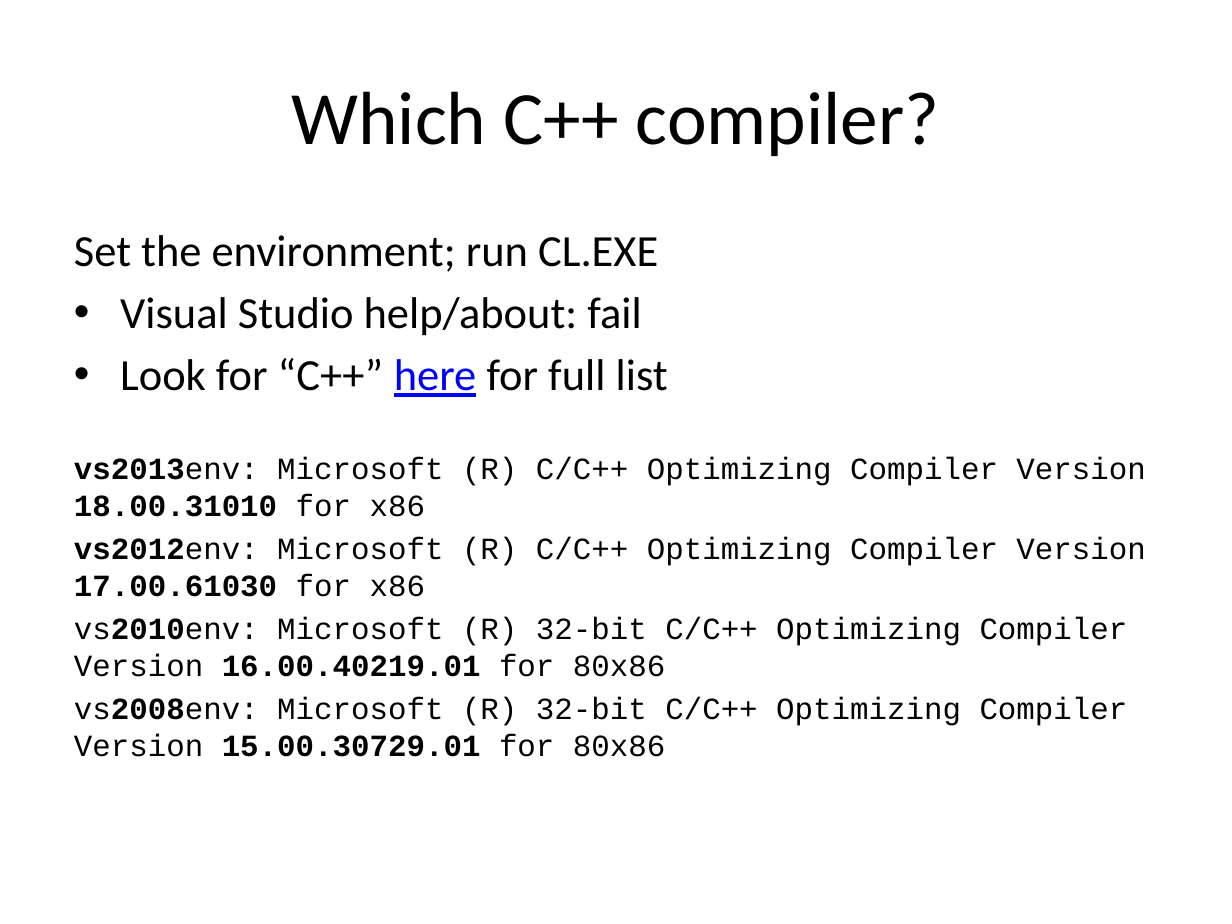
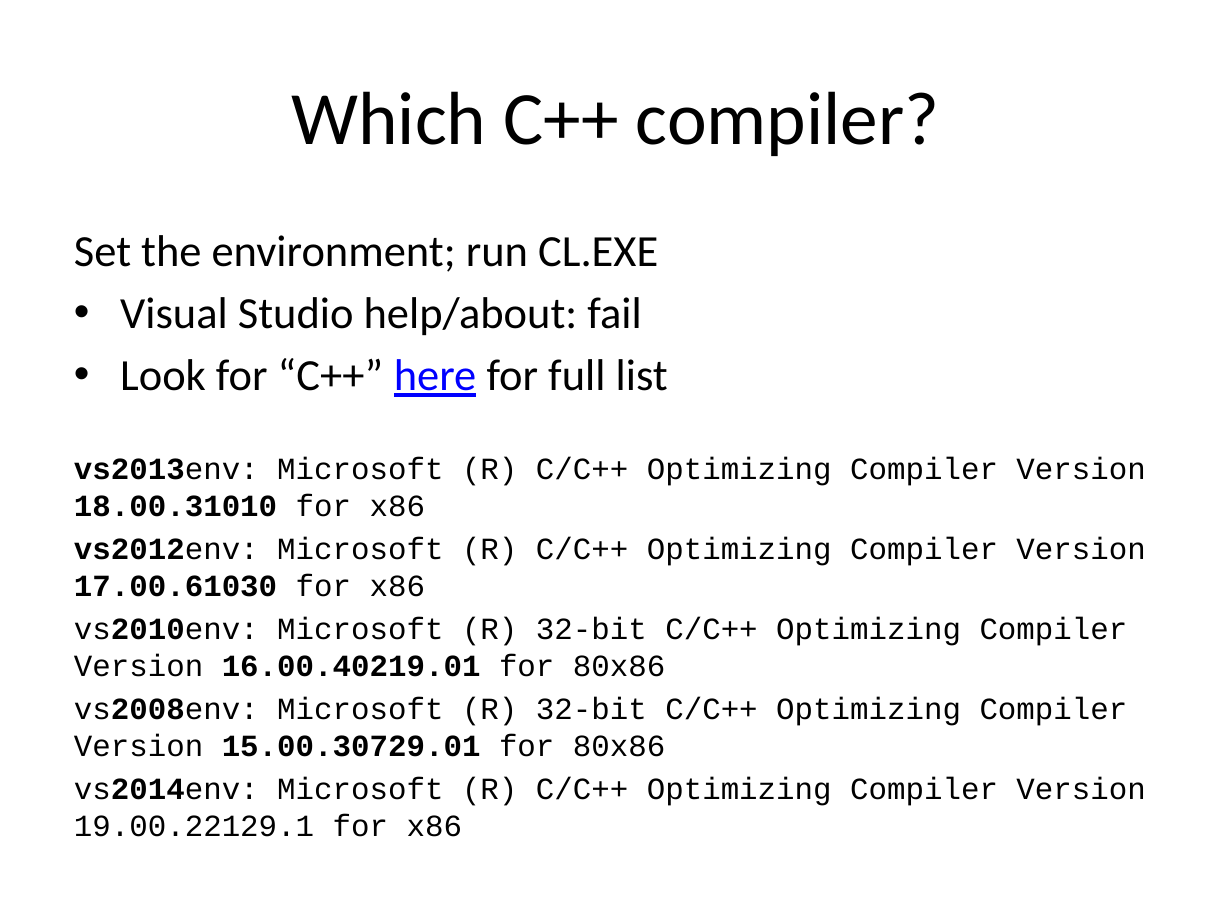
Before and after one commit to fellmad/FunWithCpp11, a slide deck: slide 8 of doc/Fun_with_C++11.pptx. Drawn at 1232x924 pixels with LibreOffice and Linux fonts; fonts in the diff are those of the drawing. Boxes give left, top, right and bottom in pixels: in the first picture for what was removed or moved away, otherwise in the second. Text is boxed around its words. In the diff, an @@ line names an element or a change of style, - is before the commit and + after.

Commit message:
powerpoint

```diff
--- a/doc/Fun_with_C++11.pptx
+++ b/doc/Fun_with_C++11.pptx
@@ text at (74, 777, 1145, 837): paragraph added @@
+vs2014env: Microsoft (R) C/C++ Optimizing Compiler Version 19.00.22129.1 for x86
```
Also in this commit, not shown: 2 other slides changed.
